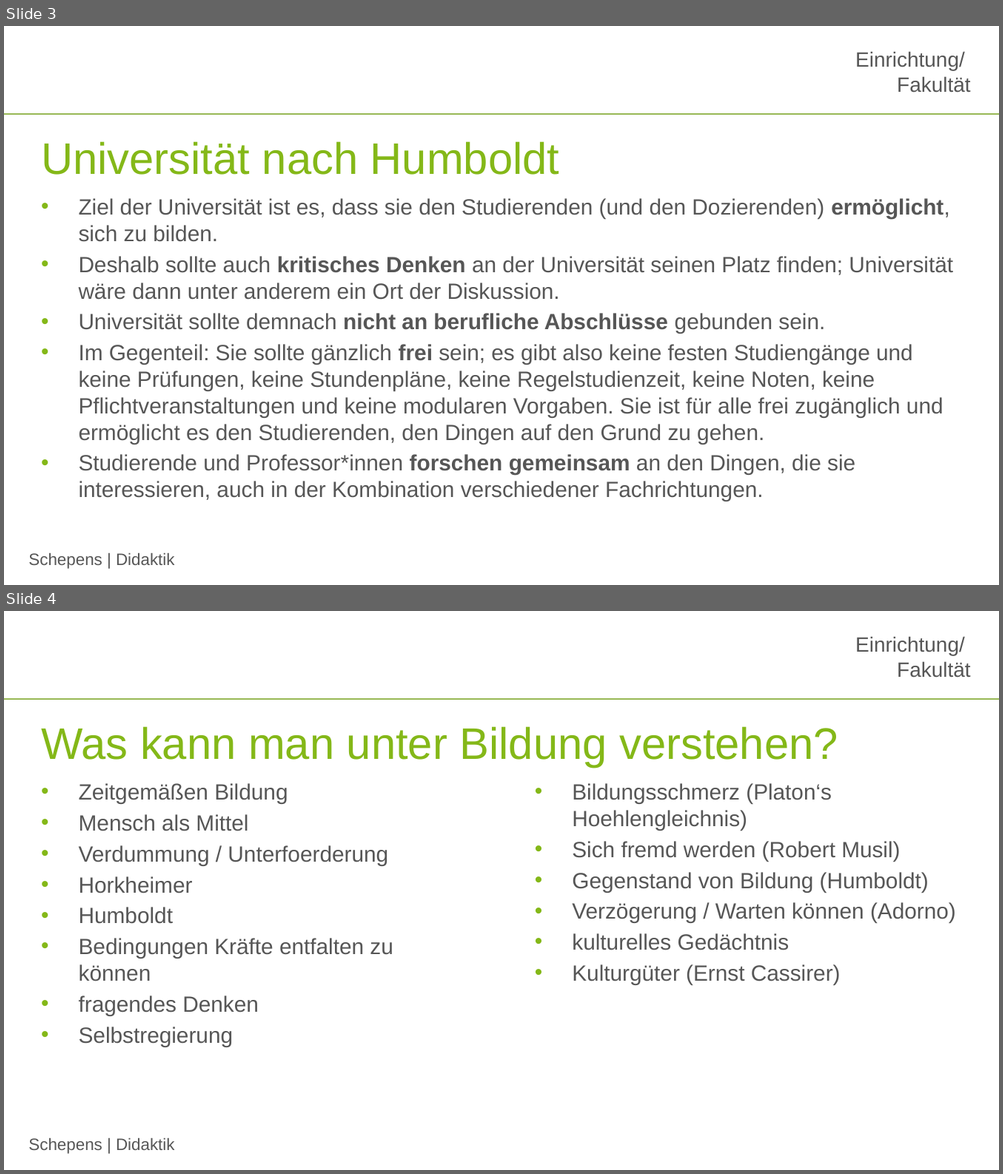
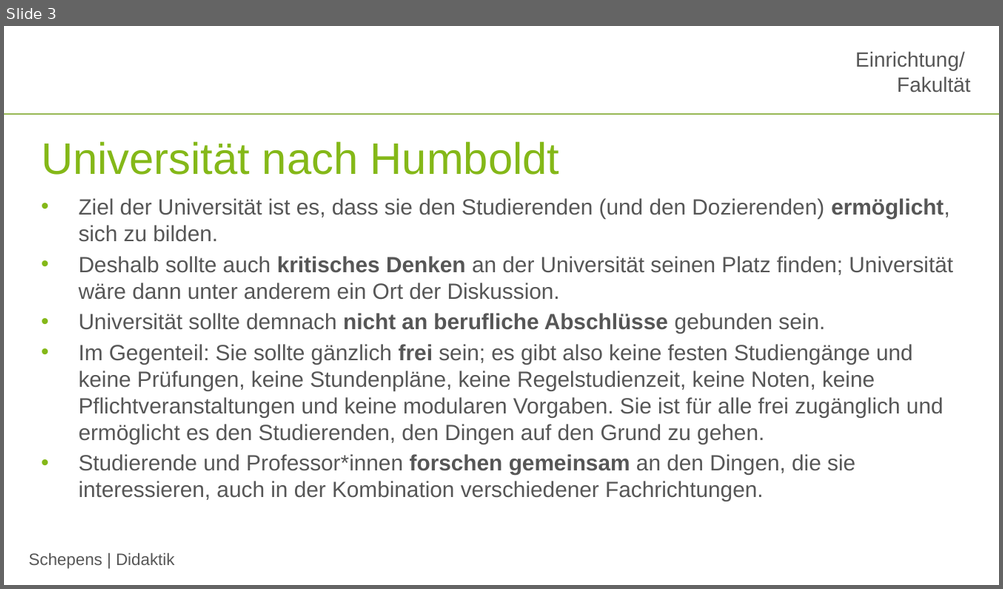
Before and after one commit to jobschepens/didakt22, a slide deck: folien/week4.pptx. Shown one above the other, each under a label of ours: slides 3 and 4 before the commit, slide 3 after it. The pictures are 1003x1174 and 1003x589 pixels, drawn with LibreOffice and Linux fonts; fonts in the diff are those of the drawing; background and template pictures are left out. Boxes give left, top, right and bottom in pixels: in the first picture for what was removed or moved away, otherwise in the second. Text is boxed around its words. In the diff, an @@ line names an element or a change of style, - is before the commit and + after.

Commit message:
w4

```diff
--- a/folien/week4.pptx
+++ b/folien/week4.pptx
@@ slide 4 removed at bbox=[4, 611, 999, 1170], background #FFFFFF; not listed: 3 template elements that a slide beside it also shows @@
@@ title removed at bbox=[41, 726, 837, 768] @@
-Was kann man unter Bildung verstehen?
@@ text removed at bbox=[79, 783, 392, 1047] @@
-• Zeitgemäßen Bildung
-• Mensch als Mittel
-• Verdummung / Unterfoerderung
-• Horkheimer
-• Humboldt
-• Bedingungen Kräfte entfalten zu können
-• fragendes Denken
-• Selbstregierung
@@ text removed at bbox=[572, 783, 956, 985] @@
-• Bildungsschmerz (Platon‘s Hoehlengleichnis)
-• Sich fremd werden (Robert Musil)
-• Gegenstand von Bildung (Humboldt)
-• Verzögerung / Warten können (Adorno)
-• kulturelles Gedächtnis
-• Kulturgüter (Ernst Cassirer)
```
Also in this commit, not shown: 4 slides added, 2 other slides removed.
